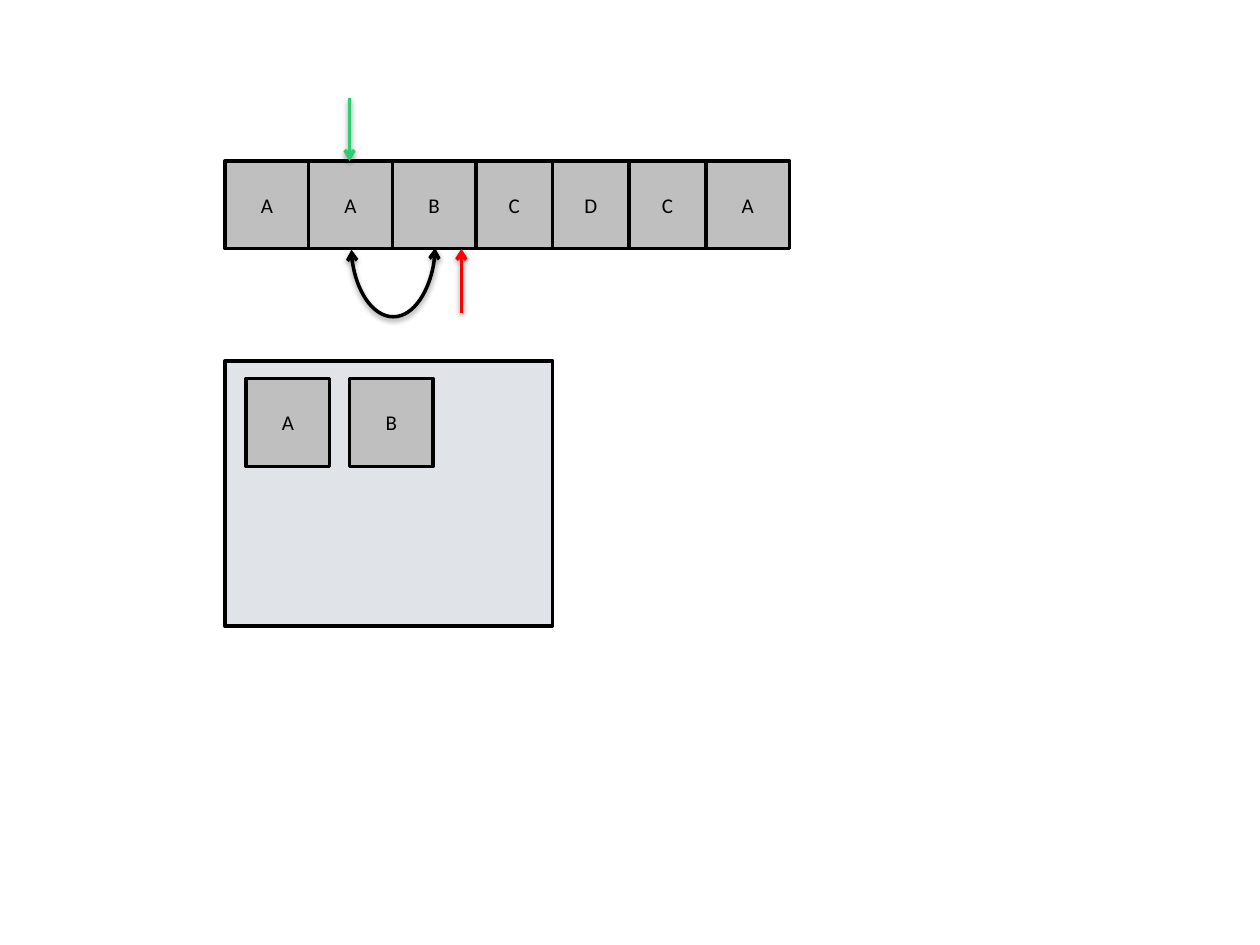
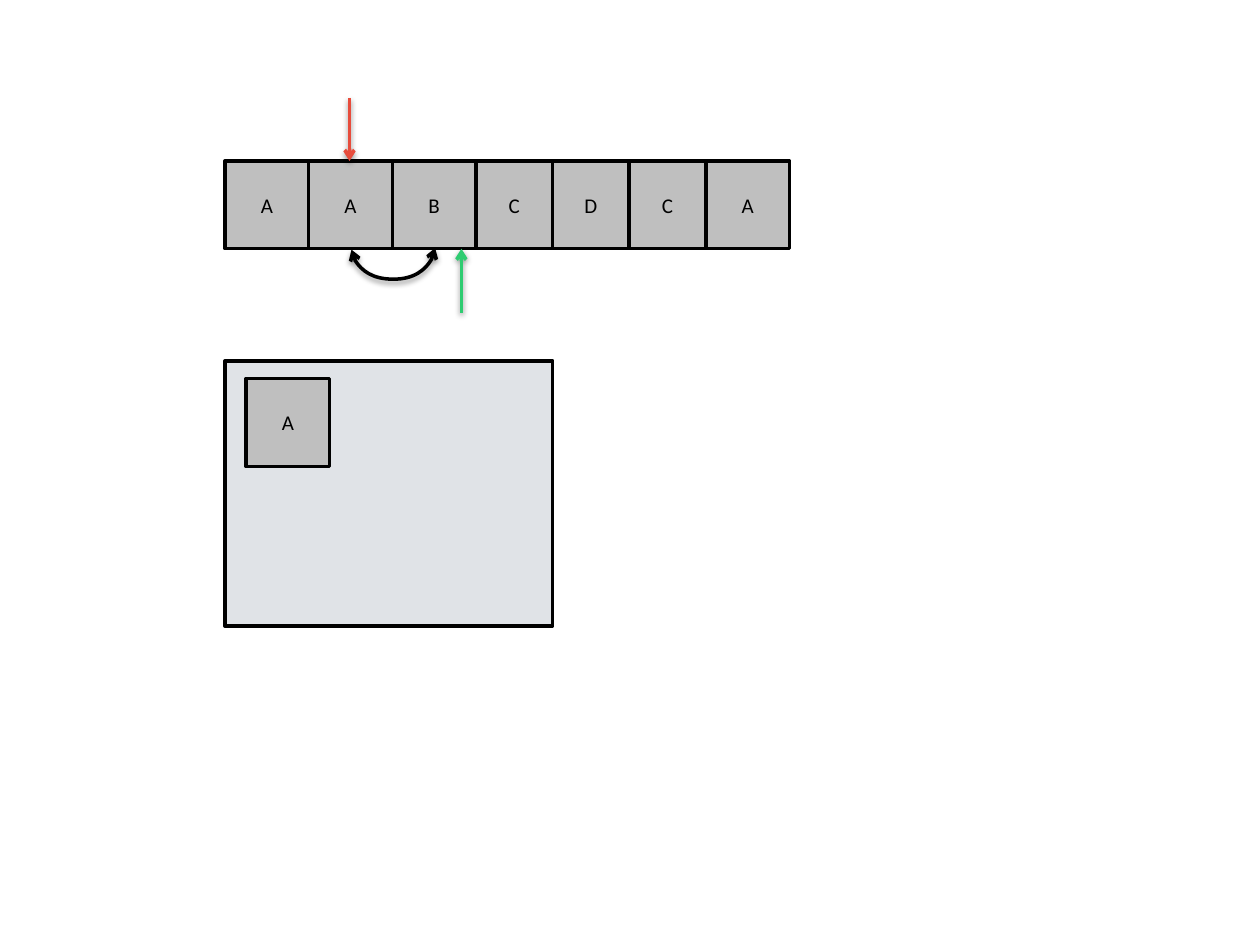
Before and after one commit to jainankit49/HackerGymContent, a slide deck: slide 54 of Images/imgs.pptx (slide 52 before the commit). Drawn at 1260x945 pixels with LibreOffice and Linux fonts; fonts in the diff are those of the drawing. Boxes give left, top, right and bottom in pixels: in the first picture for what was removed or moved away, otherwise in the second. Text is boxed around its words. In the diff, an @@ line names an element or a change of style, - is before the commit and + after.

```diff
--- a/Images/imgs.pptx
+++ b/Images/imgs.pptx
@@ arrow (349, 98) - (349, 161): stroke #2ECC71 2 pt to #E74C3C 2 pt @@
@@ curved double arrow (435, 248) - (352, 249): route changed @@
@@ arrow (461, 312) - (461, 248): stroke #FF0000 2 pt to #2ECC71 2 pt @@
@@ rectangle removed at <box>349,379,432,467</box> @@
-B
```
Also in this commit, not shown: 10 other slides changed, 3 slides added.
